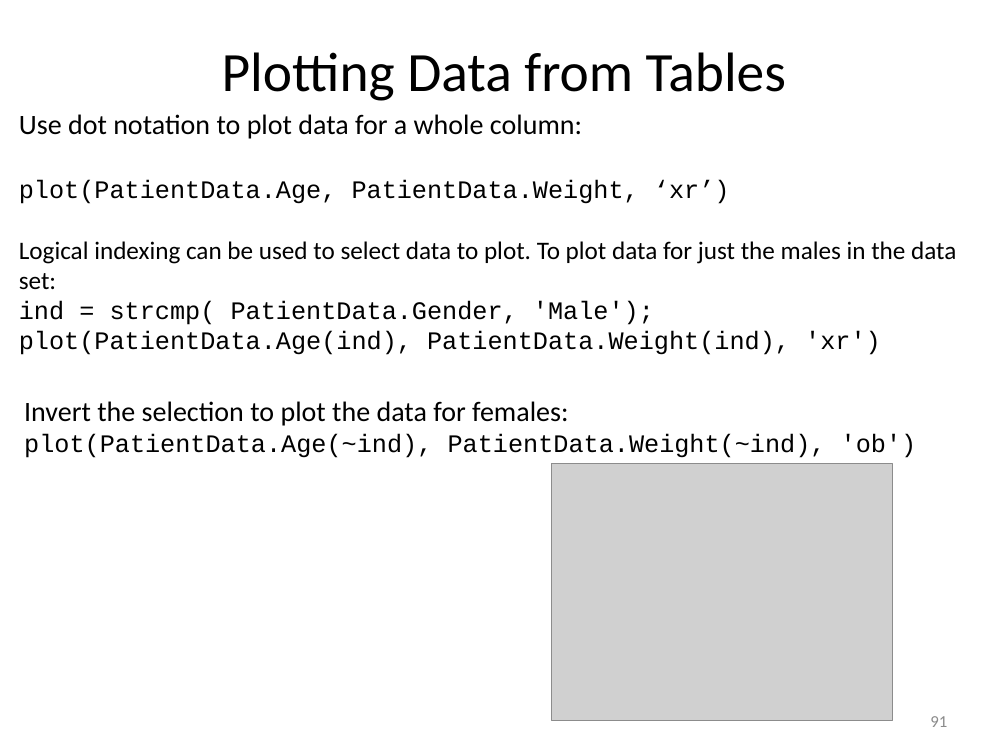
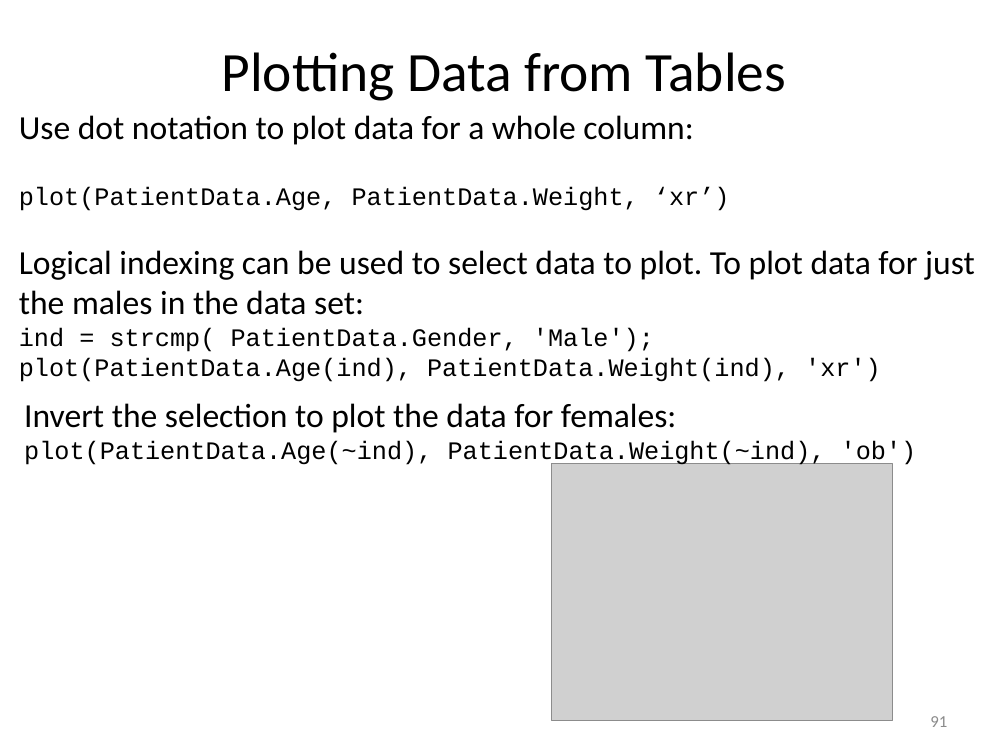
Before and after one commit to louisepb/MatlabBasicCourse, a slide deck: slide 91 of Introduction to MATLAB for Engineers.pptx. Drawn at 1008x756 pixels with LibreOffice and Linux fonts; fonts in the diff are those of the drawing; grey boxes stand for pictures. Boxes give left, top, right and bottom in pixels: in the first picture for what was removed or moved away, otherwise in the second. Text is boxed around its words. In the diff, an @@ line names an element or a change of style, - is before the commit and + after.

Commit message:
Updated tables section

```diff
--- a/Introduction to MATLAB for Engineers.pptx
+++ b/Introduction to MATLAB for Engineers.pptx
@@ text at [19, 115, 975, 315]: size 20 to 24 pt in "Use dot notation to plot data for ..."; size 18 to 24 pt in "Logical indexing can be used to select ..." @@
@@ text at [24, 403, 677, 433]: size 20 to 24 pt in "Invert the selection to plot the data ..." @@
```
Also in this commit, not shown: 4 other slides changed.
